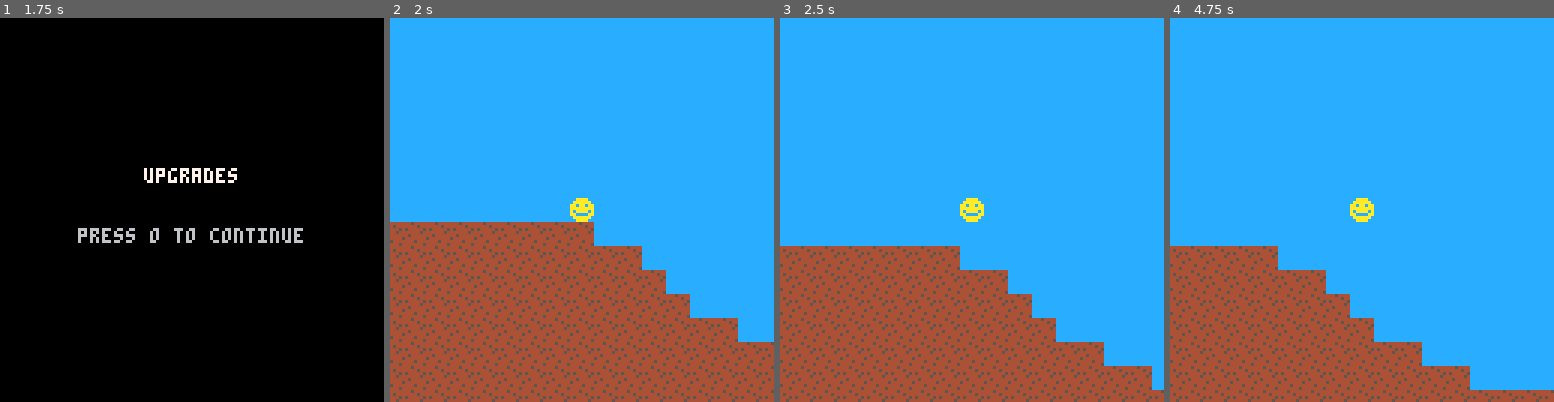
Above: before the commit, frames 1-4 (left to right).
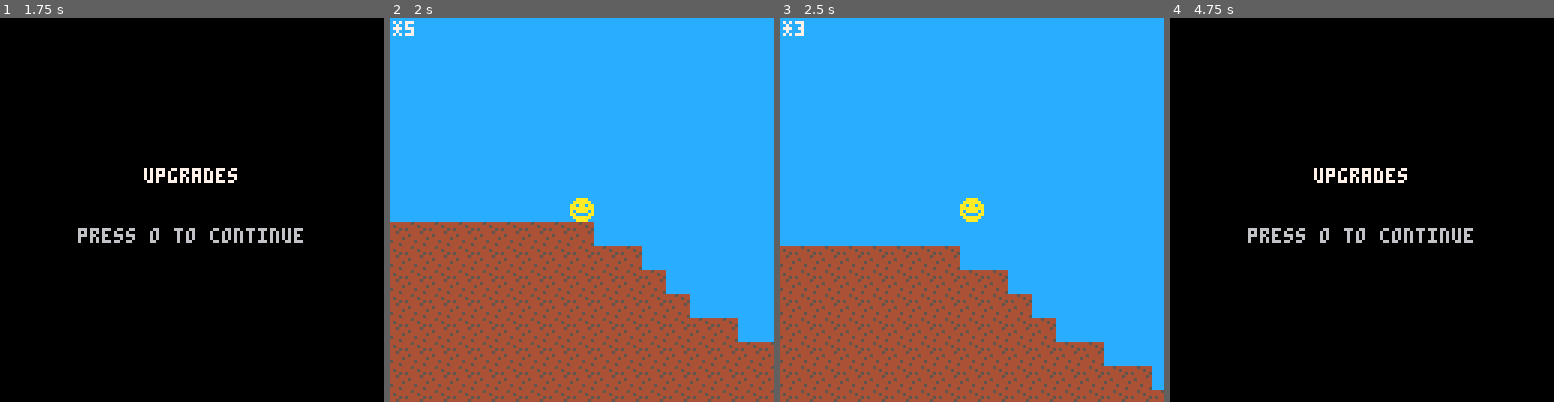
Above: after the commit, the same moments.

Repository: Bcribb/vibe-mine-pico
Game: PICO-8 cartridge vibe_mine.p8
The game is run twice, just before and just after one commit, with the same random seed, the same clock (stepped at 60 frames per second) and the same inputs.
Inputs:
- Up to frame 1 (1.75 s): tap O (Z key) at 0.7, 1.7 s; hold Right from 1.6 s (still down)
- Up to frame 2 (2 s): keep holding Right
- Up to frame 3 (2.5 s): release Right at 2.1 s; tap O (Z key) at 2.1 s; hold Up 2.15-2.42 s; hold Right from 2.47 s (still down)
- Up to frame 4 (4.75 s): tap O (Z key) every 0.4 s from 2.5 to 4.5 s; release Right at 3.03 s; hold Left 3.08-3.58 s; hold Down 3.63-3.97 s; hold Right 4.02-4.68 s; hold Up from 4.73 s (still down)

Frame 1 is identical in both runs. In frame 2, 0.1% of the frame differs, in the area x 0-7%, y 0-5%; in frame 3, 0.1%; in frame 4, 100%, in the area x 0-100%, y 0-100%.

Commit message:
VIBIN: add stamina mechanic with configurable delay on exhaustion
Stamina starts at 5, decrements on each move, and freezes input for 1 second
before transitioning back to the incremental state when depleted.

Co-authored-by: Cursor <cursoragent@cursor.com>

Diff:
--- /dev/null
+++ b/src/constants/stats.lua
@@ -0,0 +1,4 @@
+-- stamina
+stamina_max         = 5
+stamina_icon        = "*"
+stamina_empty_delay = 30
--- a/src/scripts/player.lua
+++ b/src/scripts/player.lua
@@ -23,4 +23,9 @@
 
  player_x=tx*tile_size
  player_y=ty*tile_size
+
+ stamina-=1
+ if stamina<=0 then
+  stamina_timer=stamina_empty_delay
+ end
 end
--- a/src/scripts/states.lua
+++ b/src/scripts/states.lua
@@ -55,9 +55,18 @@
  init_player()
  init_camera()
  update_chunks()
+ stamina=stamina_max
+ stamina_timer=0
 end
 
 function update_game()
+ if stamina_timer>0 then
+  stamina_timer-=1
+  if stamina_timer<=0 then
+   set_state("incremental")
+  end
+  return
+ end
  update_player()
  update_camera()
  update_chunks()
@@ -69,6 +78,7 @@
  draw_world()
  spr(spr_player,player_x,player_y)
  camera()
+ print(stamina_icon..stamina,1,1,7)
 end
 
 -- dispatch
--- a/vibe_mine.p8
+++ b/vibe_mine.p8
@@ -2,6 +2,7 @@
 version 43
 __lua__
 #include src/constants/world.lua
+#include src/constants/stats.lua
 #include src/scripts/noise.lua
 #include src/scripts/chunks.lua
 #include src/scripts/player.lua
Not shown, changed: web/index.js
